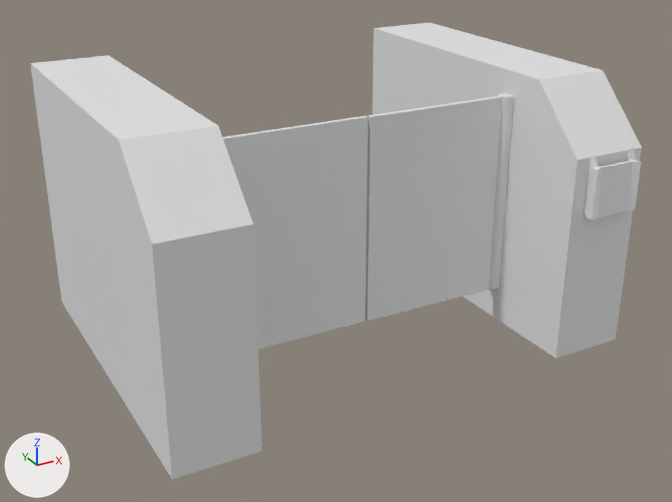
An edit to the FBX model 3ds_Max_Scenes/export_Files/first_Gate_Anim.FBX, drawn before and after from the same camera.
Rendered twice from a 50 mm lens placed at (-1.54, -2.86, 1.73), pointed at (-0.01, -0.07, 0.34). Lighting does not change. The marker at lower left points along +X, +Y and +Z. Where no turn or scale is listed for an object, it has been applied to the vertices.

Script lines for the objects in view, before the commit:
```python
me_mesh = bpy.data.meshes.new('Mesh')
me_mesh.from_pydata(...)  # a box spanning x -0.003..0.556, y -0.008..0.011, z -0.007..0.755
me_mesh_002 = bpy.data.meshes.new('Mesh.002')
me_mesh_002.from_pydata(...)  # 110 vertices, 216 faces; spans x -0.029..0.029, y -0.028..0.028, z 0.0..0.758
me_mesh_003 = bpy.data.meshes.new('Mesh.003')
me_mesh_003.from_pydata(...)  # a box spanning x -0.556..0.003, y -0.011..0.008, z -0.007..0.755
me_mesh_004 = bpy.data.meshes.new('Mesh.004')
me_mesh_004.from_pydata(...)  # 24 vertices, 22 faces; spans x -0.1..0.1, y -0.013..0.046, z 0.0..0.214
me_mesh_006 = bpy.data.meshes.new('Mesh.006')
me_mesh_006.from_pydata(...)  # 10 vertices, 7 faces; spans x -0.146..0.146, y -0.663..0.663, z 0.0..0.983
me_mesh_007 = bpy.data.meshes.new('Mesh.007')
me_mesh_007.from_pydata(...)  # 10 vertices, 7 faces; spans x -0.146..0.146, y -0.663..0.663, z 0.0..0.983
ob_box003 = bpy.data.objects.new('Box003', me_mesh)
ob_box003.location = (-0.555, -0.268, 0.14)
ob_box004 = bpy.data.objects.new('Box004', me_mesh_003)
ob_box004.location = (0.565, -0.268, 0.14)
ob_box005 = bpy.data.objects.new('Box005', me_mesh_004)
ob_box005.location = (0.751, -0.673, 0.548)
ob_box007 = bpy.data.objects.new('Box007', me_mesh_006)
ob_box007.location = (-0.73, 0.019, 0.0)
ob_box008 = bpy.data.objects.new('Box008', me_mesh_007)
ob_box008.location = (0.741, 0.019, 0.0)
ob_cylinder002 = bpy.data.objects.new('Cylinder002', me_mesh_002)
ob_cylinder002.location = (0.582, -0.269, 0.139)
```
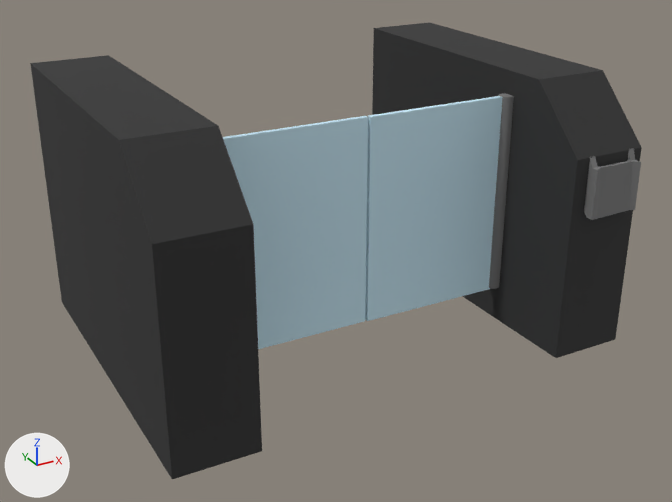
Changed parts and their boxes (x1, y1, x2, y2) in the pictures (672 x 502 px):
'Box007', recoloured (grey to black)
    both: (30, 55, 262, 479)
'Box008', recoloured (grey to black)
    both: (372, 22, 642, 358)
'Box004', recoloured
    both: (365, 96, 503, 321)
'Box003', recoloured
    both: (223, 116, 368, 349)
'Box005', recoloured
    both: (584, 148, 641, 220)
'Cylinder002', recoloured
    both: (489, 93, 514, 289)

The change, as a list of edits to the scene's bpy script:
```text
Add mat_card:
    mat_card = principled_material('card')
    mat_card.base_color = (0.184, 0.184, 0.184)  # grey #777777
    mat_card.roughness = 0.896
Add mat_gate_walls:
    mat_gate_walls = principled_material('gate_Walls')
    mat_gate_walls.base_color = (0.0275, 0.0275, 0.0275)  # black #2e2e2e
    mat_gate_walls.roughness = 0.859
Add mat_gate_glass:
    mat_gate_glass = principled_material('gate_Glass')
    mat_gate_glass.base_color = (0.588, 0.82, 0.929)  # cyan #caeaf7
    mat_gate_glass.roughness = 0.896
Change me_mesh_007:
    where me_mesh_007.from_pydata(...)  # 10 vertices, 7 faces; spans x -0.146..0.146, y -0.663..0.663, z 0.0..0.983
    add me_mesh_007.materials.append(mat_gate_walls)  # black #2e2e2e
Change me_mesh_004:
    where me_mesh_004.from_pydata(...)  # 24 vertices, 22 faces; spans x -0.1..0.1, y -0.013..0.046, z 0.0..0.214
    add me_mesh_004.materials.append(mat_card)  # grey #777777
Change me_mesh:
    where me_mesh.from_pydata(...)  # 8 vertices, 6 faces; spans x -0.003..0.556, y -0.008..0.011, z -0.007..0.755
    add me_mesh.materials.append(mat_gate_glass)  # cyan #caeaf7
Change me_mesh_003:
    where me_mesh_003.from_pydata(...)  # 8 vertices, 6 faces; spans x -0.556..0.003, y -0.011..0.008, z -0.007..0.755
    add me_mesh_003.materials.append(mat_gate_glass)  # cyan #caeaf7
Change me_mesh_002:
    where me_mesh_002.from_pydata(...)  # 110 vertices, 216 faces; spans x -0.029..0.029, y -0.028..0.028, z 0.0..0.758
    add me_mesh_002.materials.append(mat_card)  # grey #777777
Change me_mesh_006:
    where me_mesh_006.from_pydata(...)  # 10 vertices, 7 faces; spans x -0.146..0.146, y -0.663..0.663, z 0.0..0.983
    add me_mesh_006.materials.append(mat_gate_walls)  # black #2e2e2e
```
